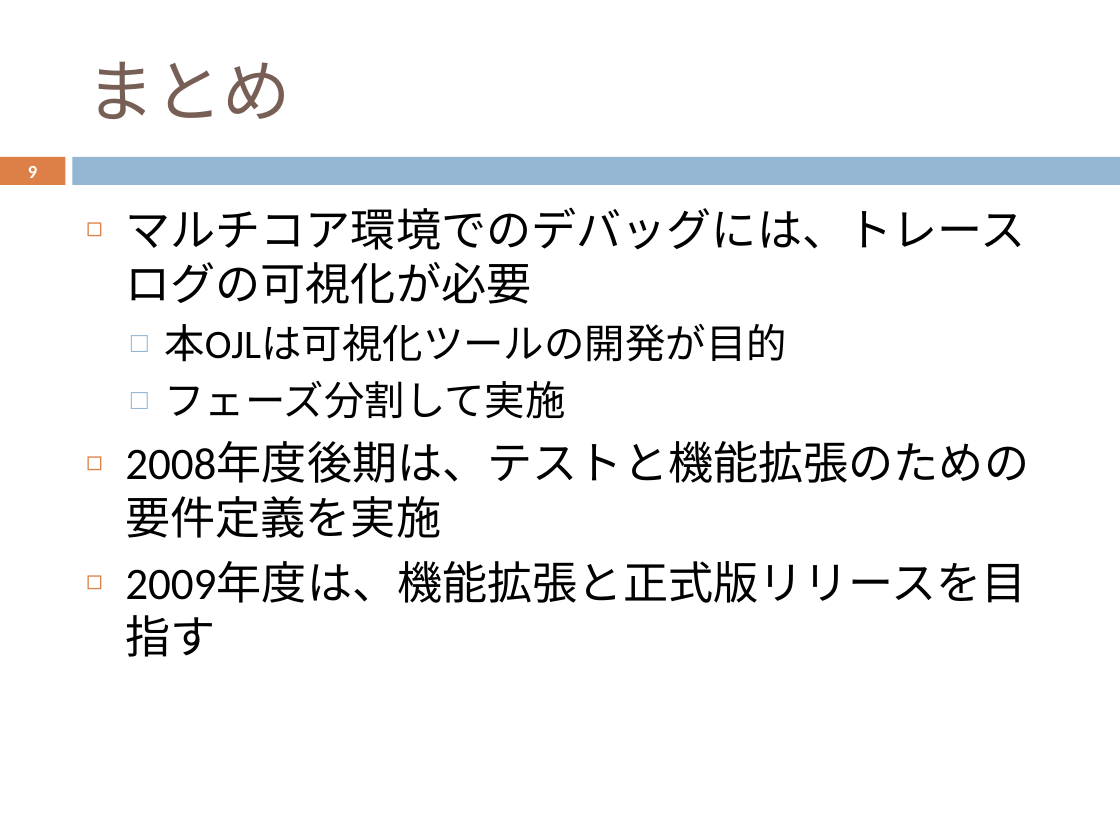
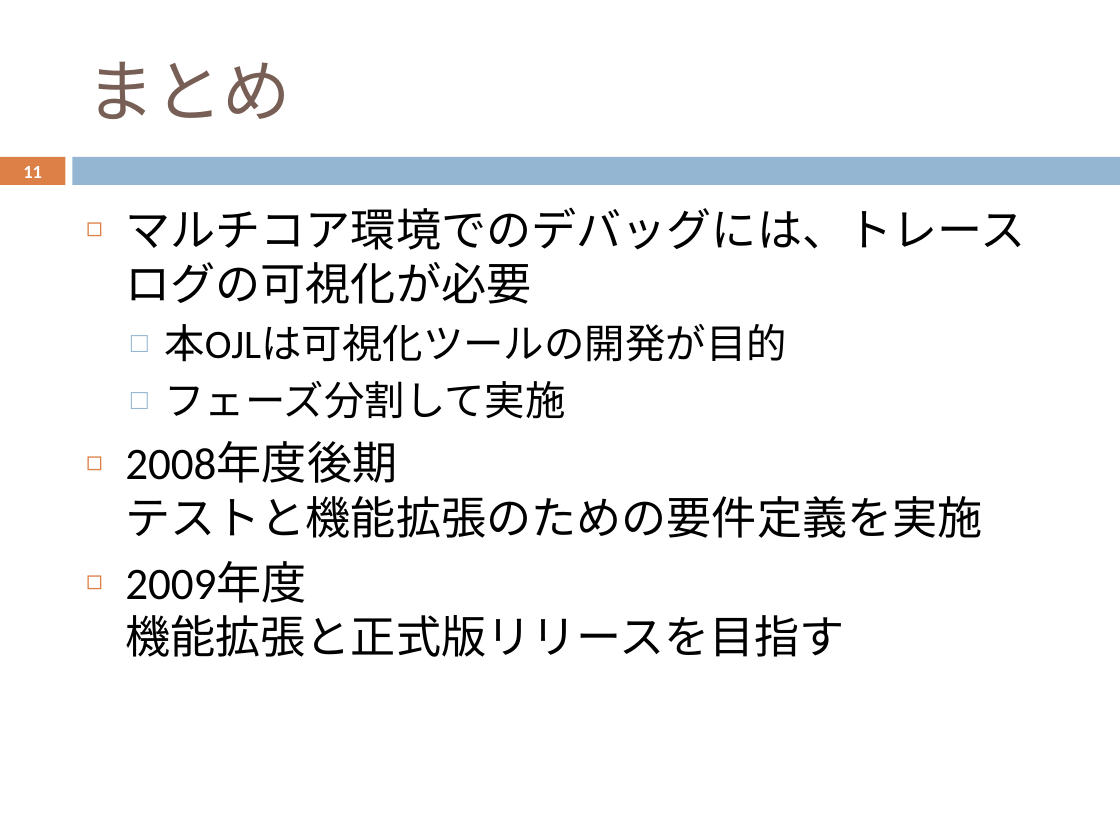
Before and after one commit to YixiaoLi/tlv4mc, a slide deck: slide 11 of doc/phase3/communications/ojl-1st-comm-yanagi.pptx (slide 9 before the commit). Drawn at 1120x840 pixels with LibreOffice and Linux fonts; fonts in the diff are those of the drawing. Boxes give left, top, right and bottom in pixels: in the first picture for what was removed or moved away, otherwise in the second. Text is boxed around its words. In the diff, an @@ line names an element or a change of style, - is before the commit and + after.

```diff
--- a/doc/phase3/communications/ojl-1st-comm-yanagi.pptx
+++ b/doc/phase3/communications/ojl-1st-comm-yanagi.pptx
@@ page number at (23,166,42,178): text changed @@
-9
+11
@@ text at (125,442,982,657): text changed @@
-◻ 2008年度後期は、テストと機能拡張のための要件定義を実施
-◻ 2009年度は、機能拡張と正式版リリースを目指す
+◻ 2008年度後期
+  テストと機能拡張のための要件定義を実施
+◻ 2009年度
+  機能拡張と正式版リリースを目指す
```
Also in this commit, not shown: 4 other slides changed, 2 slides added.
